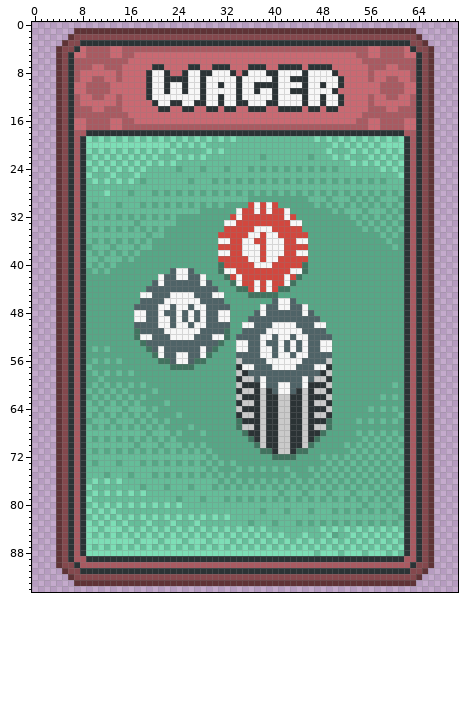
One commit to this pixel-art file: assets/aseprite/consumables/gamble/wager.aseprite. This is how it looked before the edit.
71x95 pixels, 1 frame.
The same view after the edit:
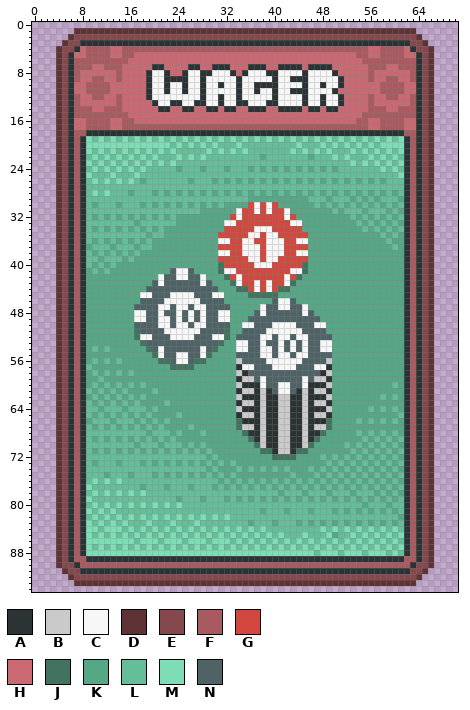
Palette (. is transparent): A #2b3335  B #cacaca  C #f7f7f7  D #5f3336  E #84484d  F #a95a61  G #d2473e  H #ca6972  J #41735f  K #56a786  L #65bd99  M #7ddeb6  N #4f6367
What changed:
layer "canvMain" now shown
Layer "canv test":
y 19: x 35 L -> M; x 37 L -> M; x 39 L -> M; x 41 L -> M; x 43 L -> M; x 45 L -> M
y 20: x 30 L -> M; x 34 L -> M; x 44 L -> M; x 48 L -> M
y 21: x 33 L -> M; x 35 L -> M; x 43 L -> M; x 45 L -> M; x 47 L -> M
y 28: x 10 L -> M
Where, in picture pixels (left, top, right, bottom), the same in both pictures:
changed: (212, 136, 326, 154)
changed: (92, 190, 98, 196)
